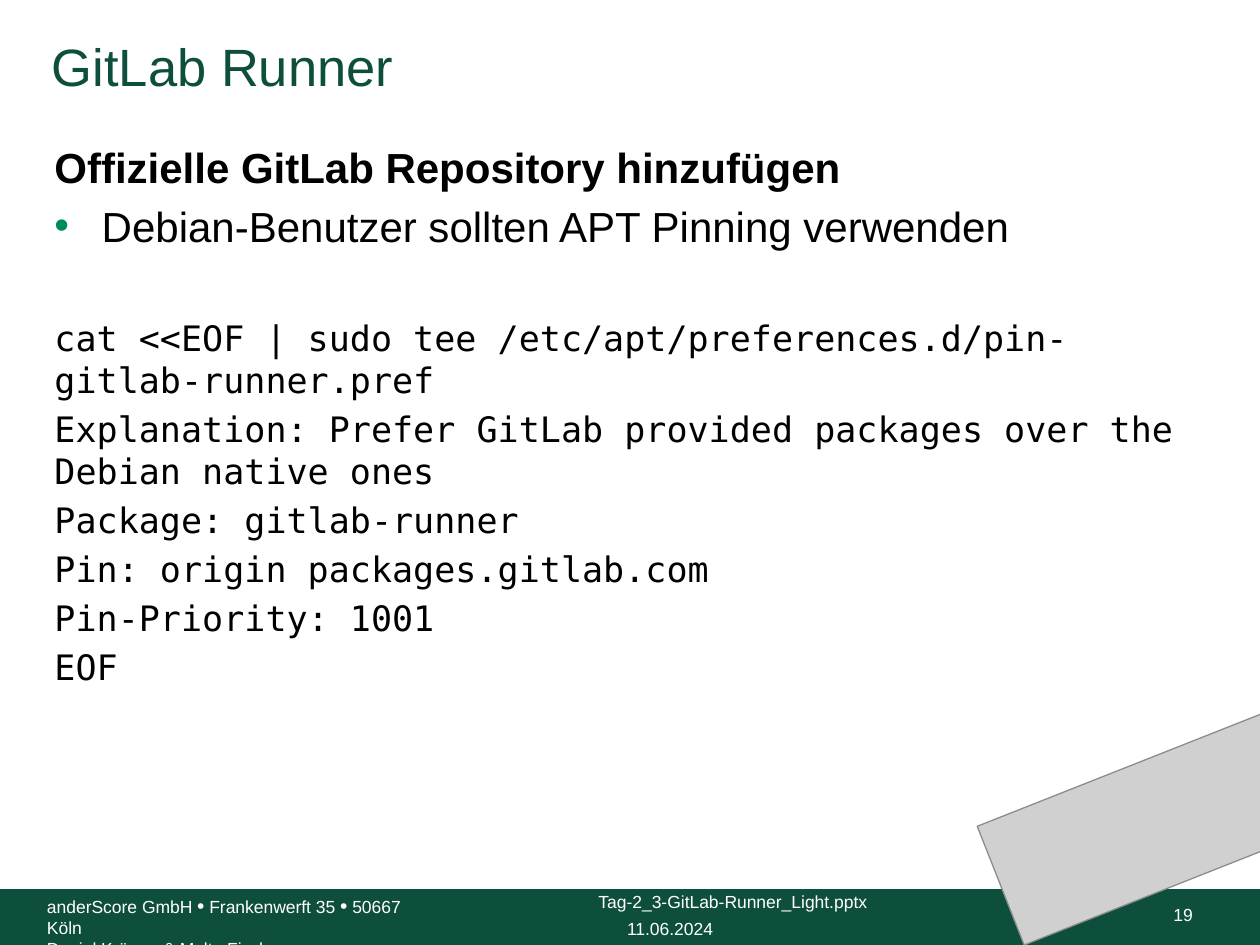
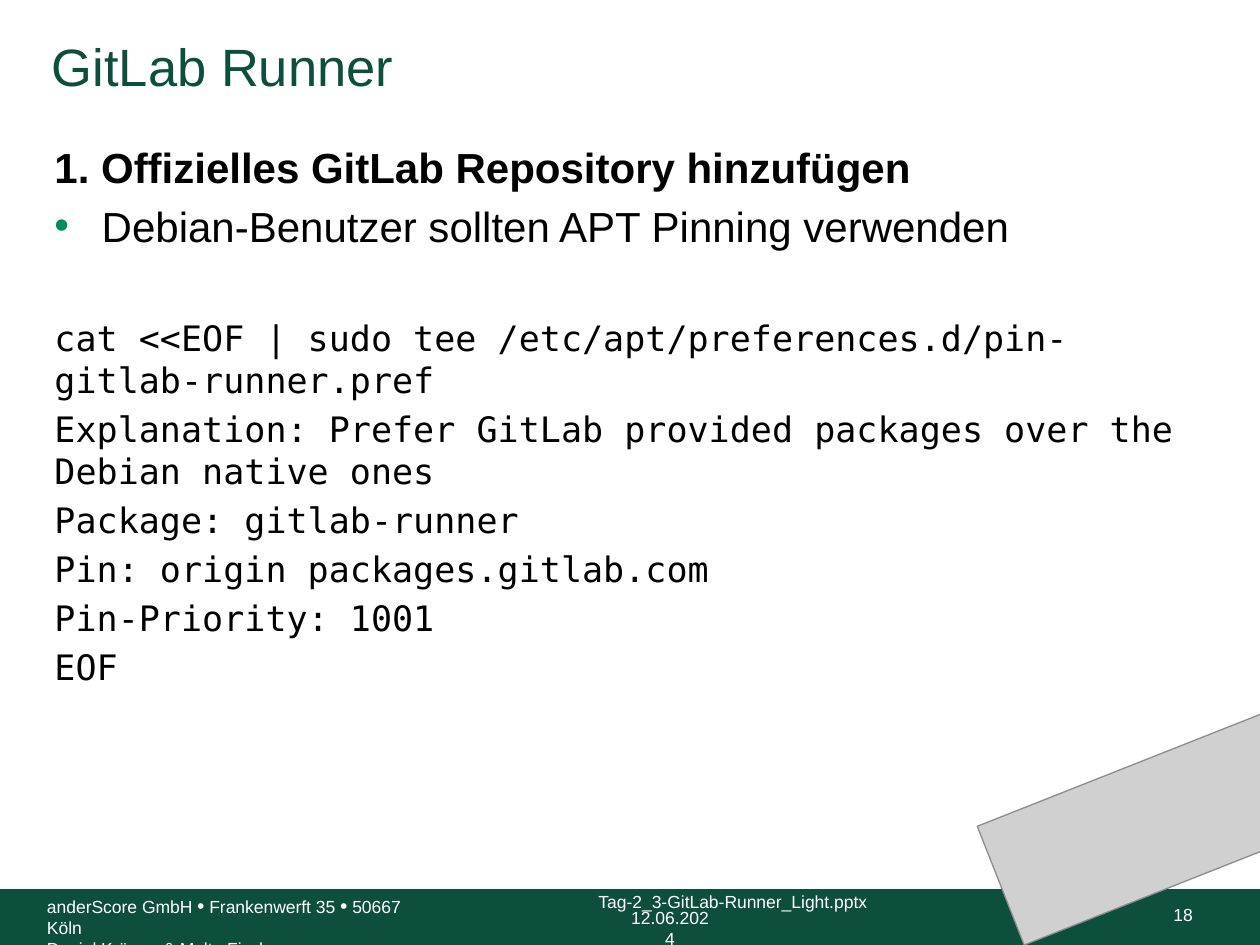
Before and after one commit to anderscore-gmbh/gitlab, a slide deck: slide 18 of slides/Tag-2_3-GitLab-Runner_Light.pptx (slide 19 before the commit). Drawn at 1260x945 pixels with LibreOffice and Linux fonts; fonts in the diff are those of the drawing; grey boxes stand for pictures; background and template pictures are left out. Boxes give left, top, right and bottom in pixels: in the first picture for what was removed or moved away, otherwise in the second. Text is boxed around its words. In the diff, an @@ line names an element or a change of style, - is before the commit and + after.

Commit message:
Reihenfolge geändert: Project -> Group -> Instance. Project Runner Folien (13 - 34 und 67 - 78) zusammengefasst.

```diff
--- a/slides/Tag-2_3-GitLab-Runner_Light.pptx
+++ b/slides/Tag-2_3-GitLab-Runner_Light.pptx
@@ text at box(54, 152, 911, 192): text changed @@
-Offizielle GitLab Repository hinzufügen
+1. Offizielles GitLab Repository hinzufügen
@@ text at box(631, 911, 709, 924): text changed @@
-11.06.2024
+12.06.2024
@@ page number at box(1173, 909, 1192, 921): text changed @@
-19
+18
```
Also in this commit, not shown: 97 other slides changed, 2 slides added, 1 slide removed.
